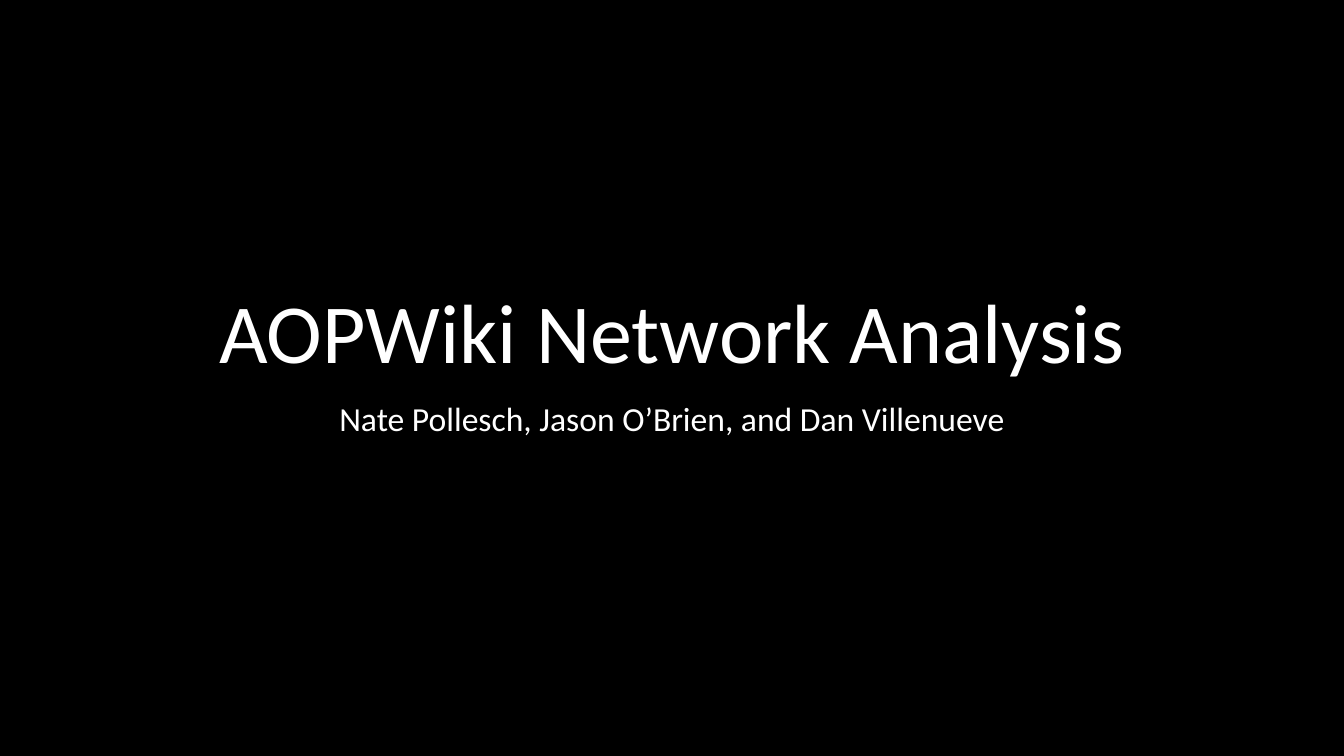
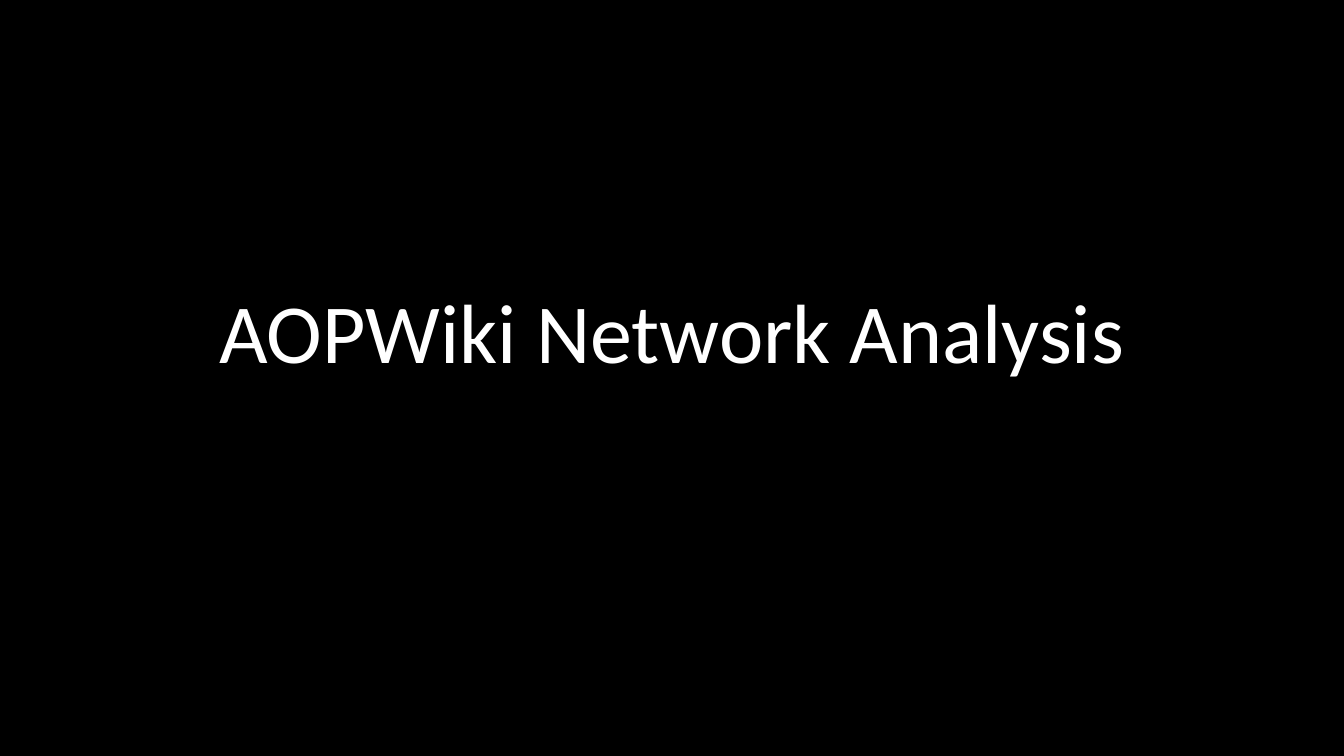
Before and after one commit to npollesch/AOPWiki, a slide deck: slide 1 of AOPwiki_analysis_ccs.pptx. Drawn at 1344x756 pixels with LibreOffice and Linux fonts; fonts in the diff are those of the drawing. Boxes give left, top, right and bottom in pixels: in the first picture for what was removed or moved away, otherwise in the second. Text is boxed around its words. In the diff, an @@ line names an element or a change of style, - is before the commit and + after.

```diff
--- a/AOPwiki_analysis_ccs.pptx
+++ b/AOPwiki_analysis_ccs.pptx
@@ subtitle removed at [339,407,1004,435] @@
-Nate Pollesch, Jason O’Brien, and Dan Villenueve
```
Also in this commit, not shown: 3 other slides changed, 4 slides added, 8 other files.
